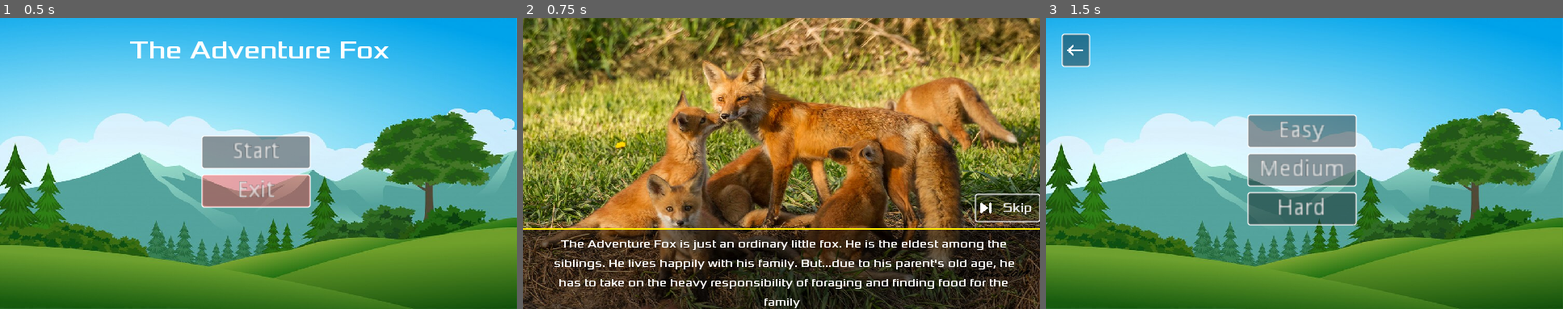
Above: before the commit, frames 1-3 (left to right).
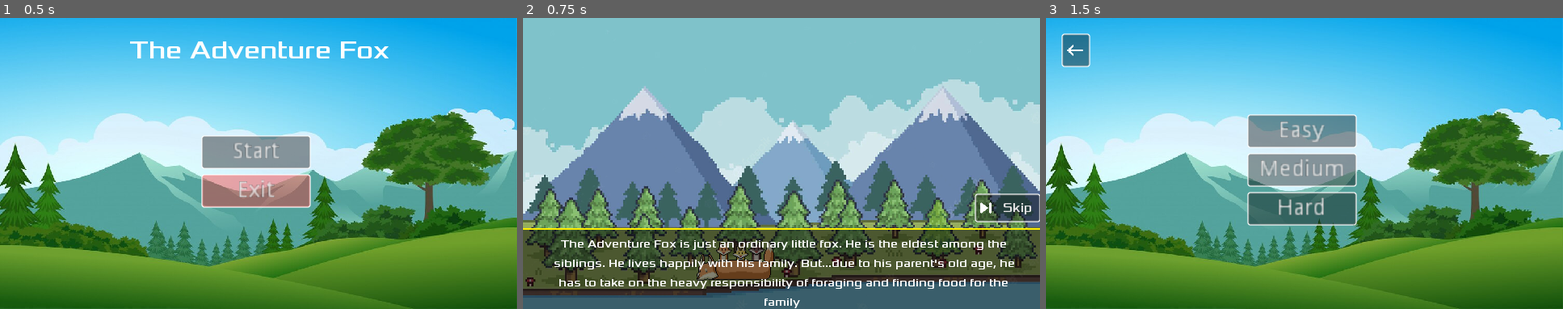
Above: after the commit, the same moments.

Repository: VictorDoom022/TheAdventureFox
Game: Godot game, scene res://Main.tscn
Same seed, same stepped clock (60 frames per second), same inputs: the game is played once before the commit and once after it.
Inputs:
- Up to frame 1 (0.5 s): no input
- Up to frame 2 (0.75 s): click "Start" at 0.5 s
- Up to frame 3 (1.5 s): click "Skip" at 1.25 s

Frame 1 is identical in both runs. In frame 2, 94% of the frame differs, in the area x 0-100%, y 0-100%; in frame 3, nothing differs.

Commit message:
change bg

Diff:
--- a/Story.tscn
+++ b/Story.tscn
@@ -1,6 +1,6 @@
 [gd_scene load_steps=13 format=2]
 
-[ext_resource path="res://assets/fox and family.jpg" type="Texture" id=1]
+[ext_resource path="res://assets/fox family.jpg" type="Texture" id=1]
 [ext_resource path="res://Fonts/Xolonium-Regular.ttf" type="DynamicFontData" id=2]
 [ext_resource path="res://assets/skip_icon.png" type="Texture" id=3]
 [ext_resource path="res://themes/SelectedPrimaryButton.tres" type="StyleBox" id=4]
@@ -57,7 +57,7 @@
 margin_right = 310.0
 margin_bottom = 175.0
 custom_fonts/font = SubResource( 2 )
-text = "JJYY"
+text = "jjyy"
 align = 1
 valign = 1
 autowrap = true
Binary file removed: assets/fox and family.jpg
Binary file added: assets/fox family.jpg
Not shown, changed: assets/fox family.jpg.import
